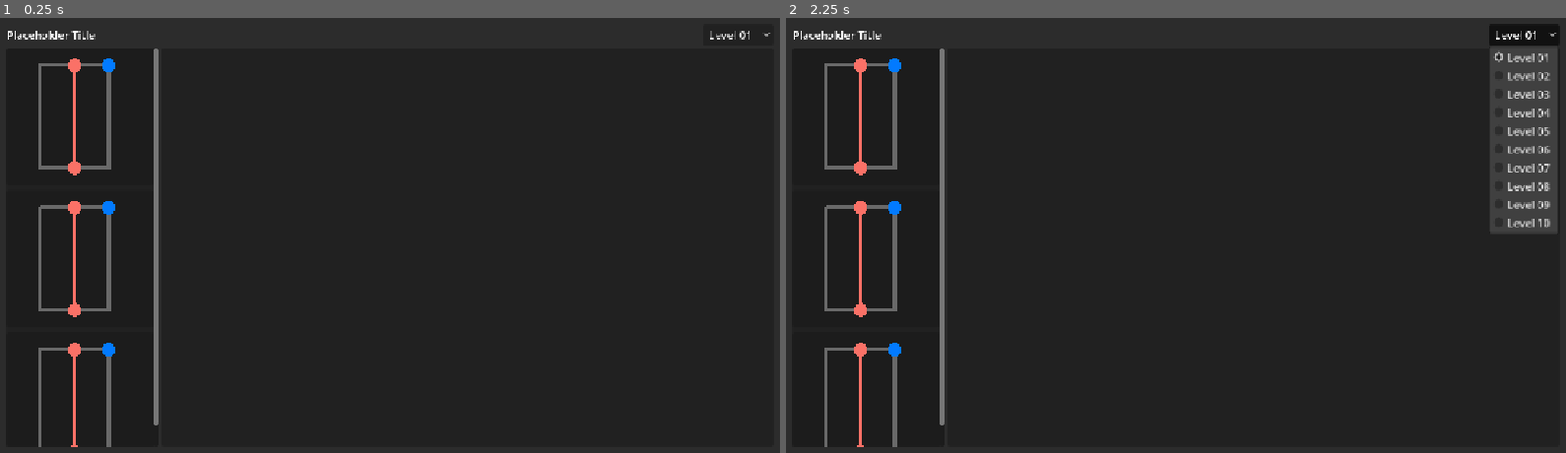
Above: before the commit, frames 1-2 (left to right).
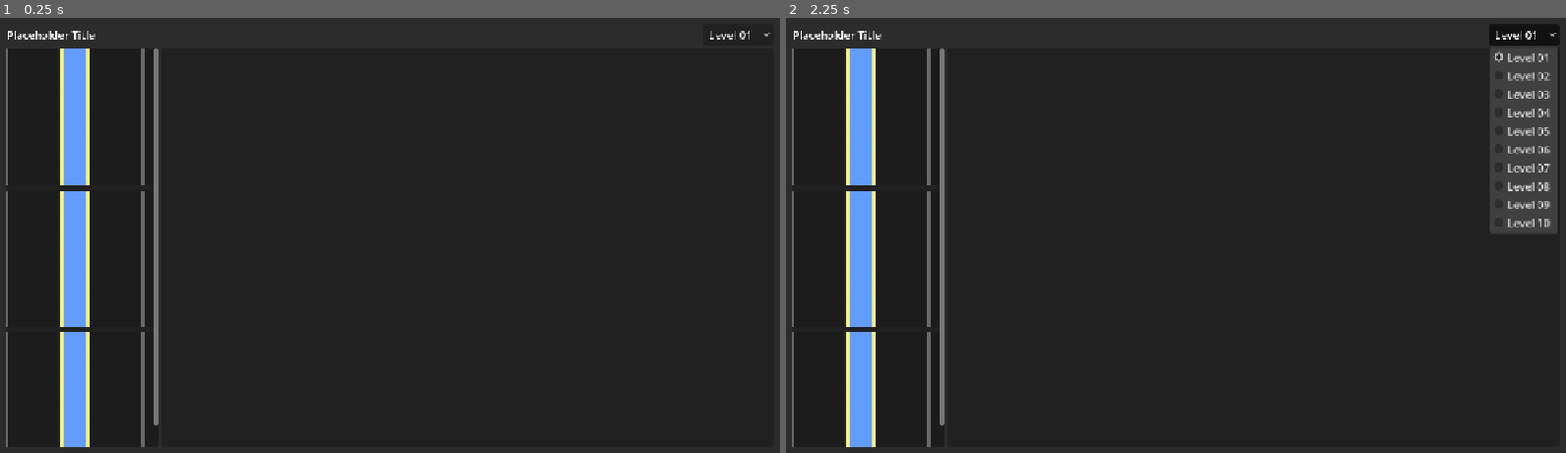
Above: after the commit, the same moments.

Repository: WishingWillow/photoshop-game
Game: Godot game, scene res://UI/TestGame.tscn
Two runs of this game, one before a commit and one after it. Both use one fixed random seed, a clock stepped at 60 frames per second and the inputs below.
Inputs:
- Up to frame 1 (0.25 s): no input
- Up to frame 2 (2.25 s): click "Level 01" at 0.5 s; click "Level 01" at 1.25 s; click "Level 01" at 2 s

The runs differ from the first frame. In frame 1, 5.0% of the frame differs, in the area x 0-19%, y 7-99%; in frame 2, 5.0%.

Commit message:
paths now render with texture

Diff:
--- a/Scripts/Global/consts.gd
+++ b/Scripts/Global/consts.gd
@@ -4,22 +4,23 @@
 
 ## The layer grid is different from the game canvas grid. UNIT_SCALE is how many canvas units
 ## equal to one layer unit.
-const UNIT_SCALE := 50
+const UNIT_SCALE := 100
 
 ## How wide the "wires" are in game canvas units.
 const WIRE_WIDTH := 5
 
 ## The ends of wire segments have round "caps" that signify where wires on different layers can
 ## connect. CAP_RADIUS is the radius of those endpoint circles in game canvas units.
-const CAP_RADIUS := 10
+const CAP_RADIUS := 25
 
-enum PathType { RED, BLUE }
+# The enum value here is the same as the types corresponding z index enum value
+enum PathType { RIVER = 0, ROAD = 1 }
 
-## This dictionary defines the screen colors that correspond to the enumerated typess a path can
+## This dictionary defines the textures that correspond to the enumerated types a path can
 ## take.
-const PathTypes : Dictionary[PathType, Color] = {
-	PathType.RED : Color("fa7167"),
-	PathType.BLUE : Color("027aff")
+const PathTexture : Dictionary[PathType, Texture2D] = {
+	PathType.ROAD : preload("res://Assets/road.png"),
+	PathType.RIVER : preload("res://Assets/river.png")
 }
 
 const GridColors : Dictionary[String, Color] = {
@@ -27,4 +28,4 @@
 	B = Color(0.27, 0.27, 0.27),
 }
 
-enum ZIndex {BACKGROUND = -3, LEVEL_BACKGROUND = -2, LAYER_BORDER = -1, WIRE = 0, CAP = 1}
+enum ZIndex {BACKGROUND = -3, LEVEL_BACKGROUND = -2, LAYER_BORDER = -1, RIVER = 0, ROAD = 1, CAP = 2}
--- a/Scripts/Global/util.gd
+++ b/Scripts/Global/util.gd
@@ -15,7 +15,7 @@
 	return vector_data.map(scale_vec_to_unit_size)
 
 
-## set the styling of the incoming line
+## set the styling of the incoming line TODO: phase out
 static func configure_line(line : Line2D) -> void:
 	line.joint_mode = Line2D.LINE_JOINT_ROUND
 	line.round_precision = 20
--- a/Scripts/path_cap.gd
+++ b/Scripts/path_cap.gd
@@ -39,7 +39,7 @@
 	# draw the endcaps on the wire segment to make the points where segments can connect to
 	# each other easily identifiable.
 	draw_circle(
-		Util.scale_vec_to_unit_size(layer_position), Consts.CAP_RADIUS, Consts.PathTypes[type])
+		Util.scale_vec_to_unit_size(layer_position), Consts.CAP_RADIUS, Color.BLACK)
 
 
 ## set the position of the cap in the level given the position of its layer
--- a/Scripts/path_segment.gd
+++ b/Scripts/path_segment.gd
@@ -12,11 +12,16 @@
 
 func _init(line_data : IntegerLine, type_in : Consts.PathType) -> void:
 	var line := Line2D.new()
-	Util.configure_line(line)
 	line.points= Util.scale_vec_array_to_unit_size(line_data.points)
 
 	type = type_in
-	line.default_color = Consts.PathTypes[type]
+	line.texture = Consts.PathTexture[type]
+	line.texture_mode = Line2D.LINE_TEXTURE_TILE
+	line.texture_repeat = CanvasItem.TEXTURE_REPEAT_ENABLED
+	line.width = Consts.UNIT_SCALE
+	line.joint_mode = Line2D.LINE_JOINT_ROUND
+	line.round_precision = 5
+
 
 	start_cap = PathCap.new(line_data.points.front(), type_in)
 	add_child(start_cap)
@@ -31,5 +36,5 @@
 
 	add_child(line)
 
-	z_index = Consts.ZIndex.WIRE
+	z_index = type
 	z_as_relative = false
